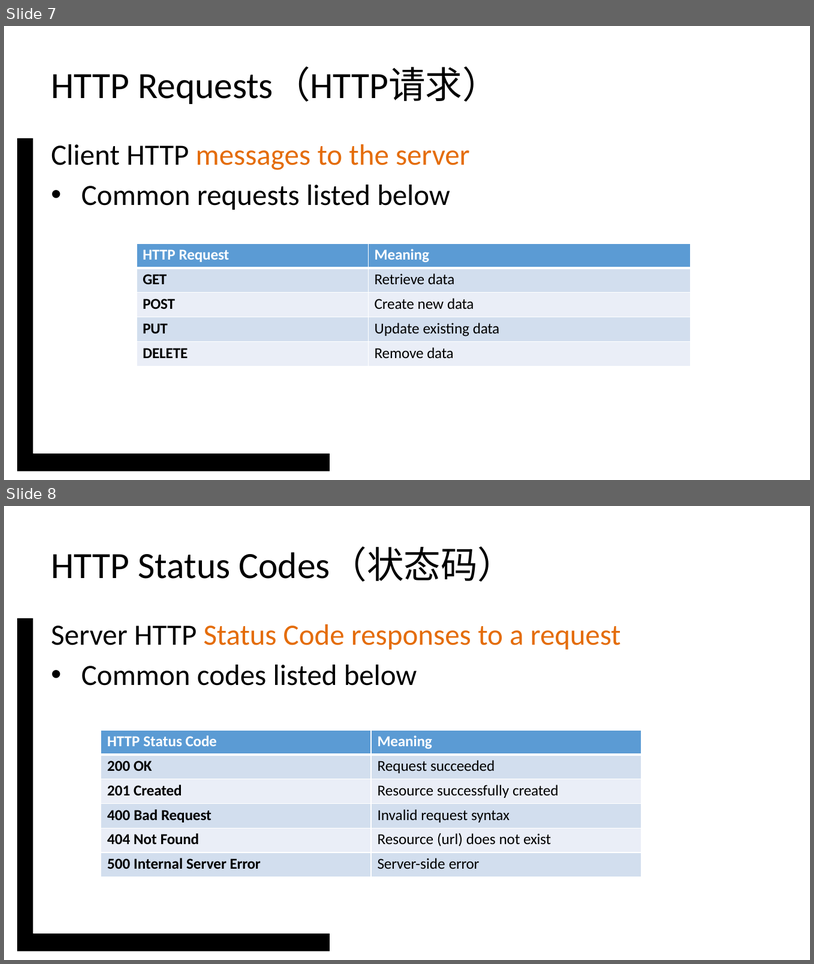
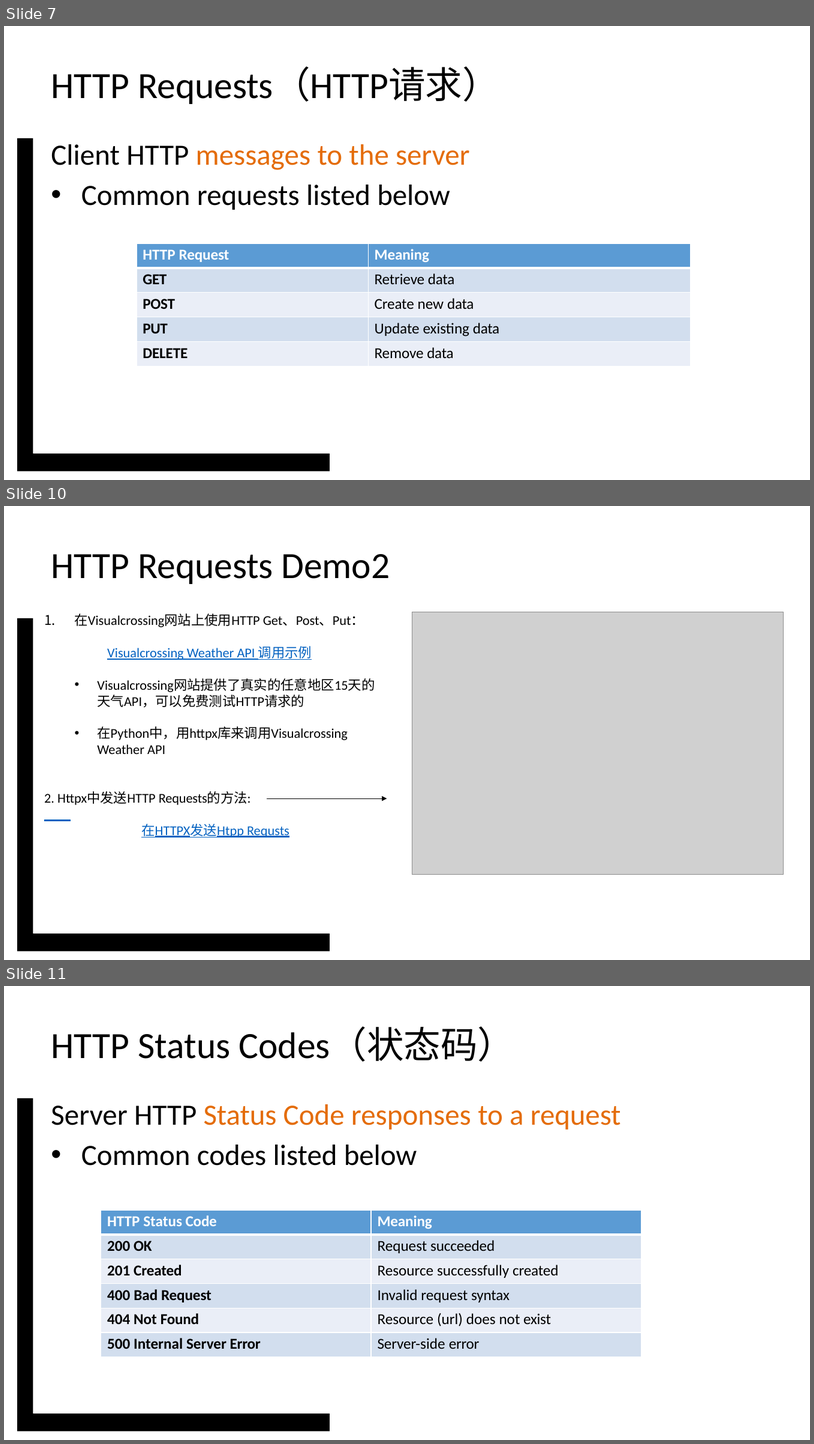
Before and after one commit to vcboy1/Leeds, a slide deck: 26fall/1850/Note/w1.8_s2.pptx. Shown one above the other, each under a label of ours: slides 7 and 8 before the commit, slides 7, 10 and 11 after it; the slides between them are not shown. The pictures are 814x964 and 814x1444 pixels, drawn with LibreOffice and Linux fonts; fonts in the diff are those of the drawing; grey boxes stand for pictures; background and template pictures are left out. Boxes give left, top, right and bottom in pixels: in the first picture for what was removed or moved away, otherwise in the second. Text is boxed around its words. In the diff, an @@ line names an element or a change of style, - is before the commit and + after.

```diff
--- a/26fall/1850/Note/w1.8_s2.pptx
+++ b/26fall/1850/Note/w1.8_s2.pptx
@@ slide 10 added at [4,506,810,960], background #FFFFFF; not listed: 1 template element that a slide beside it also shows @@
@@ title added at [51,554,390,584], 44 pt, text #000000 @@
+HTTP Requests Demo2
@@ text added at [44,613,365,837], 16 pt, text #000000 @@
+1. 在Visualcrossing网站上使用HTTP Get、Post、Put：
+Visualcrossing Weather API 调用示例
+  • Visualcrossing网站提供了真实的任意地区15天的天气API，可以免费测试HTTP请求的
+  • 在Python中，用httpx库来调用Visualcrossing Weather API
+2. Httpx中发送HTTP Requests的方法:
+在HTTPX发送Htpp Requsts
@@ picture added at [413,612,784,874] @@
@@ arrow added from (267, 798) to (387, 798), #000000 0.75 pt @@
@@ what was slide 8 is now slide 11 @@
```
Also in this commit, not shown: 2 other slides added, 47 other files.
